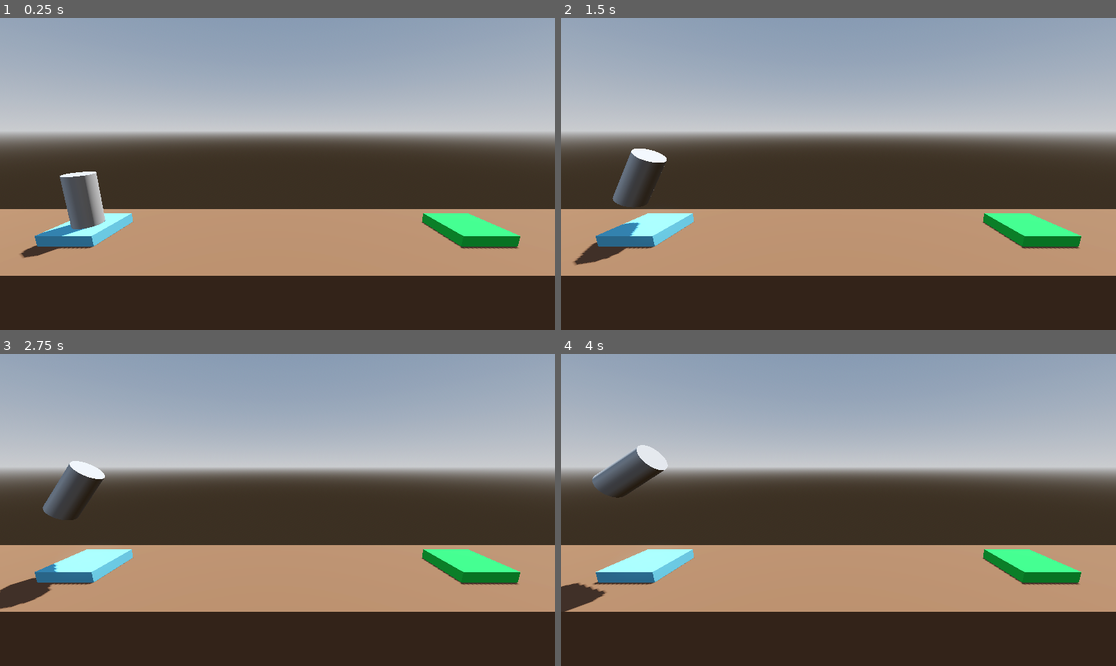
Above: before the commit, frames 1-4 (two rows, left to right).
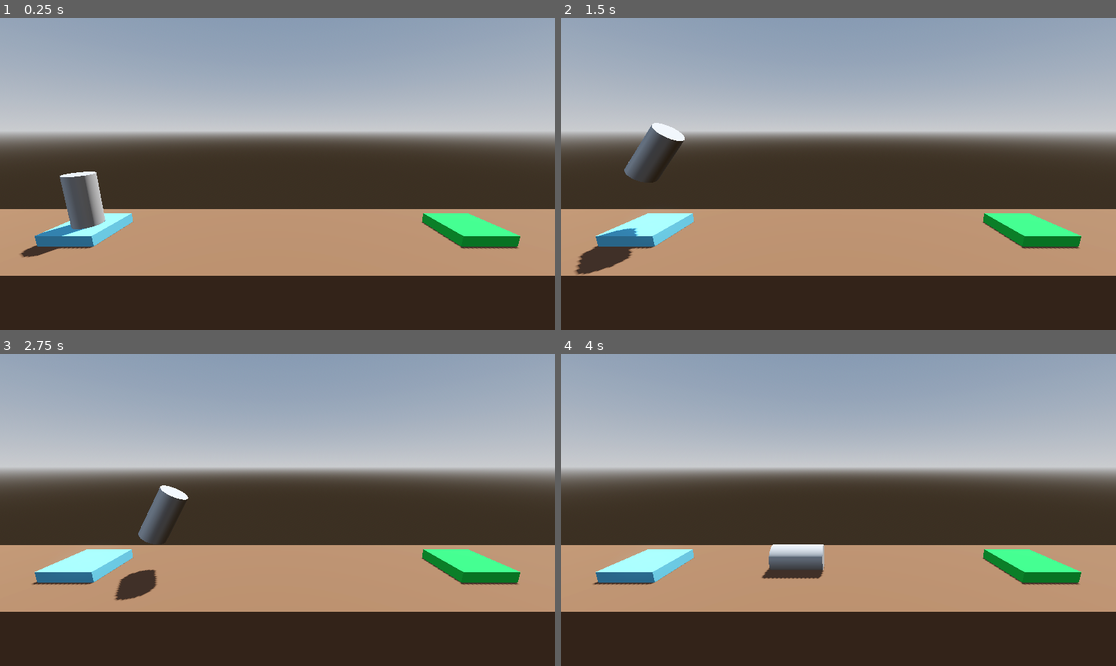
Above: after the commit, the same moments.

Repository: rlong021/Project_Boost
Game: Godot game, scene res://level/level.tscn
Two runs of this game, one before a commit and one after it. Both use one fixed random seed, a clock stepped at 60 frames per second and the inputs below. Before the commit the project has no main scene; this scene is started directly in both runs.
Inputs:
- Up to frame 1 (0.25 s): no input
- Up to frame 2 (1.5 s): tap Enter (ui_accept) at 0.5, 0.77, 0.8, 1.07, 1.35 s; hold Right (ui_right) 0.53-1.28 s; hold Space (boost, bound only after the commit) 0.53-1.28 s; hold Left (ui_left) from 1.28 s (still down)
- Up to frame 3 (2.75 s): tap Enter (ui_accept) at 1.52, 1.82, 2.3 s; tap Space (boost, bound only after the commit) at 1.55 s; release Left (ui_left) at 2.03 s; hold Right (ui_right) from 2.03 s (still down); hold Space (boost, bound only after the commit) from 2.03 s (still down)
- Up to frame 4 (4 s): release Space (boost, bound only after the commit) at 2.78 s; tap Space (boost, bound only after the commit) at 2.85 s; tap Enter (ui_accept) at 3.02, 3.32 s; release Right (ui_right) at 3.53 s; hold Left (ui_left) from 3.53 s (still down); hold Enter (ui_accept) from 3.53 s (still down)

The runs differ from the first frame. In frame 1, less than 0.1% of the frame differs, in the area x 4-19%, y 49-77%; in frame 2, 1.5%; in frame 3, 2.6%; in frame 4, 2.7%, in the area x 0-48%, y 29-83%.

Commit message:
move player

Diff:
--- a/level/level.tscn
+++ b/level/level.tscn
@@ -33,7 +33,7 @@
 transform = Transform3D(-0.866025, -0.433013, 0.25, 0, 0.5, 0.866025, -0.5, 0.75, -0.433013, 0, 0, 0)
 shadow_enabled = true
 
-[node name="Floor" type="CSGBox3D" parent="."]
+[node name="Floor" type="CSGBox3D" parent="." groups=["Hazard"]]
 transform = Transform3D(1, 0, 0, 0, 1, 0, 0, 0, 1, 0, -4, 0)
 use_collision = true
 size = Vector3(30, 8, 5)
@@ -45,8 +45,9 @@
 size = Vector3(2, 0.4, 2)
 material = SubResource("StandardMaterial3D_vkbyq")
 
-[node name="LandingPad" type="CSGBox3D" parent="."]
+[node name="LandingPad" type="CSGBox3D" parent="." groups=["Goal"]]
 transform = Transform3D(1, 0, 0, 0, 1, 0, 0, 0, 1, 7.5, 0.2, 0)
+use_collision = true
 size = Vector3(2, 0.4, 2)
 material = SubResource("StandardMaterial3D_ktfr2")
 
--- a/player.gd
+++ b/player.gd
@@ -1,11 +1,22 @@
-extends Node3D
+extends RigidBody3D
+
 
 
 func _process(delta: float) -> void:
-	if Input.is_action_pressed("ui_accept"):
-		position.y += delta
+	if Input.is_action_pressed("boost"):
+		apply_central_force(basis.y * delta * 1000)
 
-	if Input. is_action_pressed("ui_left"):
-		rotate_z(delta)
-	if Input. is_action_pressed("ui_right"):
-		rotate_z(-delta)
+	if Input. is_action_pressed("rotate_left"):
+		apply_torque(Vector3(0.0,0.0,100.00 * delta))
+
+	if Input. is_action_pressed("rotate_right"):
+		apply_torque(Vector3(0.0,0.0,-100.00 * delta))
+
+
+func _on_body_entered(body: Node) -> void:
+	if body.is_in_group("Goal"):
+		print("You win!")
+
+	if body.is_in_group("Hazard"):
+		print("You crashed!")
+	print(body.name)
--- a/player.tscn
+++ b/player.tscn
@@ -1,11 +1,25 @@
-[gd_scene load_steps=3 format=3 uid="uid://14xlup11oshc"]
+[gd_scene load_steps=4 format=3 uid="uid://14xlup11oshc"]
 
 [ext_resource type="Script" uid="uid://bg0l0nhqbo8ec" path="res://player.gd" id="1_4flbx"]
 
 [sub_resource type="CylinderMesh" id="CylinderMesh_hqtel"]
 
-[node name="Player" type="Node3D"]
+[sub_resource type="CylinderShape3D" id="CylinderShape3D_4flbx"]
+
+[node name="Player" type="RigidBody3D"]
+axis_lock_linear_z = true
+axis_lock_angular_x = true
+axis_lock_angular_y = true
+contact_monitor = true
+max_contacts_reported = 10
+linear_damp = 1.0
+angular_damp = 3.0
 script = ExtResource("1_4flbx")
 
 [node name="MeshInstance3D" type="MeshInstance3D" parent="."]
 mesh = SubResource("CylinderMesh_hqtel")
+
+[node name="CollisionShape3D" type="CollisionShape3D" parent="."]
+shape = SubResource("CylinderShape3D_4flbx")
+
+[connection signal="body_entered" from="." to="." method="_on_body_entered"]
--- a/project.godot
+++ b/project.godot
@@ -11,5 +11,27 @@
 [application]
 
 config/name="Project_Boost"
+run/main_scene="uid://cmfweng4jro4m"
 config/features=PackedStringArray("4.4", "Forward Plus")
 config/icon="res://icon.svg"
+
+[input]
+
+boost={
+"deadzone": 0.2,
+"events": [Object(InputEventKey,"resource_local_to_scene":false,"resource_name":"","device":-1,"window_id":0,"alt_pressed":false,"shift_pressed":false,"ctrl_pressed":false,"meta_pressed":false,"pressed":false,"keycode":0,"physical_keycode":32,"key_label":0,"unicode":32,"location":0,"echo":false,"script":null)
+, Object(InputEventKey,"resource_local_to_scene":false,"resource_name":"","device":-1,"window_id":0,"alt_pressed":false,"shift_pressed":false,"ctrl_pressed":false,"meta_pressed":false,"pressed":false,"keycode":0,"physical_keycode":87,"key_label":0,"unicode":119,"location":0,"echo":false,"script":null)
+]
+}
+rotate_left={
+"deadzone": 0.2,
+"events": [Object(InputEventKey,"resource_local_to_scene":false,"resource_name":"","device":-1,"window_id":0,"alt_pressed":false,"shift_pressed":false,"ctrl_pressed":false,"meta_pressed":false,"pressed":false,"keycode":0,"physical_keycode":65,"key_label":0,"unicode":97,"location":0,"echo":false,"script":null)
+, Object(InputEventKey,"resource_local_to_scene":false,"resource_name":"","device":-1,"window_id":0,"alt_pressed":false,"shift_pressed":false,"ctrl_pressed":false,"meta_pressed":false,"pressed":false,"keycode":0,"physical_keycode":4194319,"key_label":0,"unicode":0,"location":0,"echo":false,"script":null)
+]
+}
+rotate_right={
+"deadzone": 0.2,
+"events": [Object(InputEventKey,"resource_local_to_scene":false,"resource_name":"","device":-1,"window_id":0,"alt_pressed":false,"shift_pressed":false,"ctrl_pressed":false,"meta_pressed":false,"pressed":false,"keycode":0,"physical_keycode":68,"key_label":0,"unicode":100,"location":0,"echo":false,"script":null)
+, Object(InputEventKey,"resource_local_to_scene":false,"resource_name":"","device":-1,"window_id":0,"alt_pressed":false,"shift_pressed":false,"ctrl_pressed":false,"meta_pressed":false,"pressed":false,"keycode":0,"physical_keycode":4194321,"key_label":0,"unicode":0,"location":0,"echo":false,"script":null)
+]
+}
